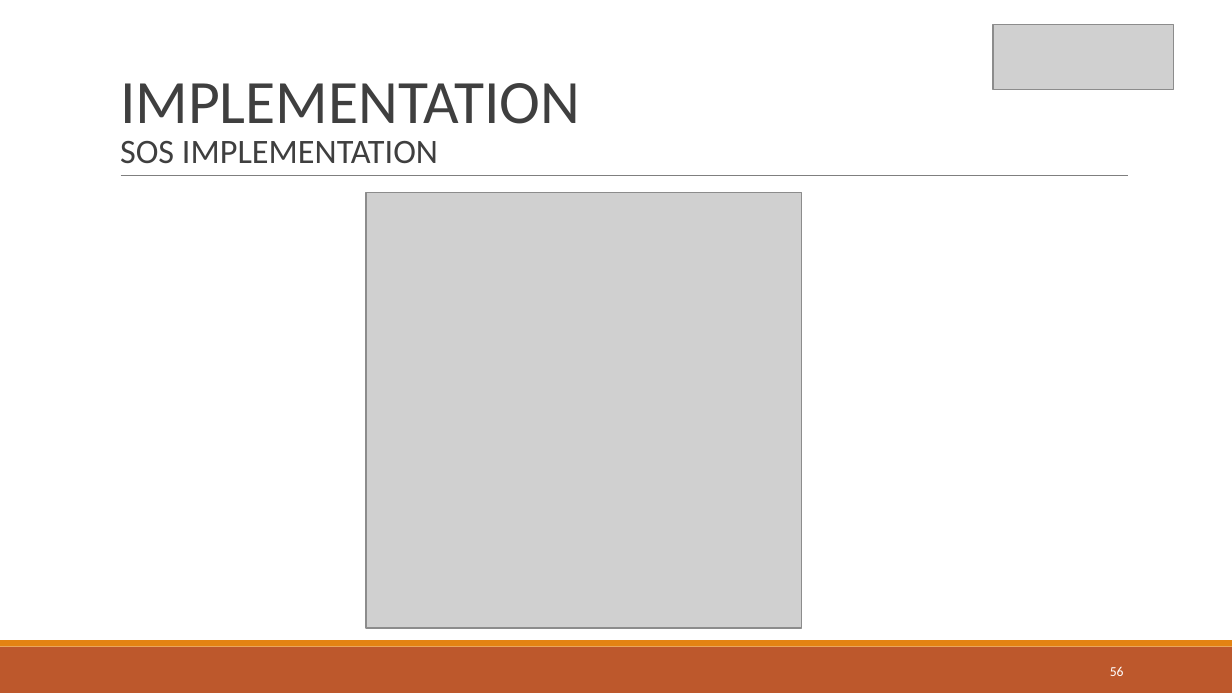
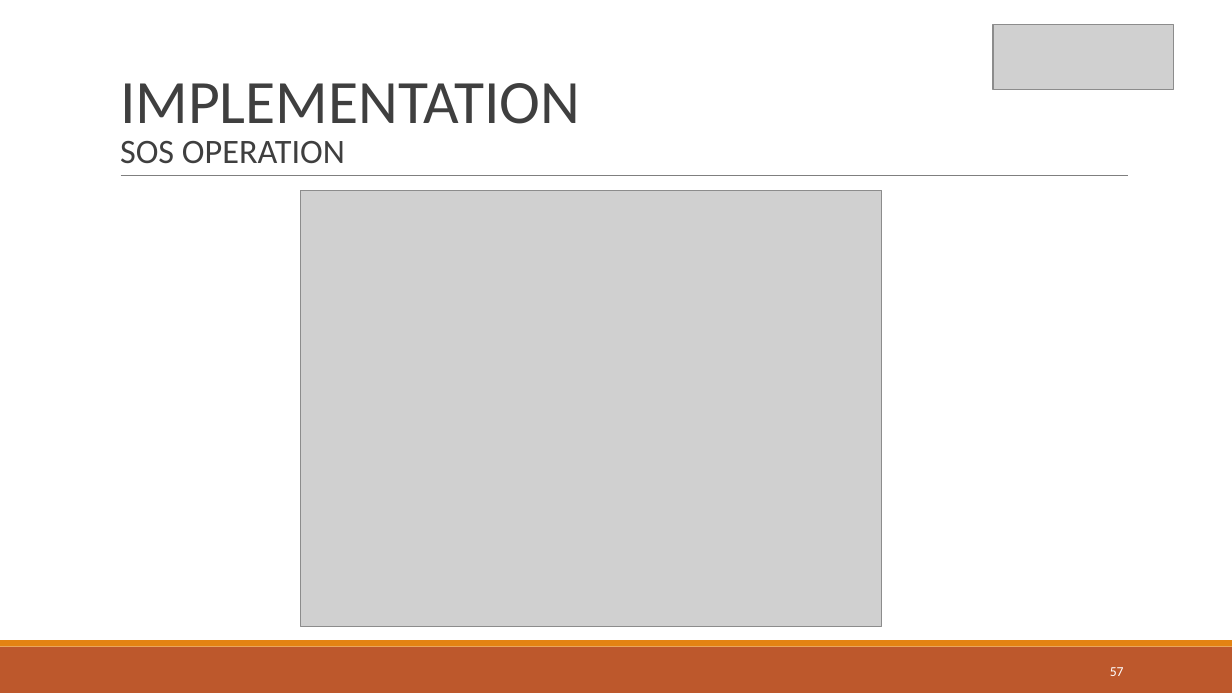
Before and after one commit to akash-cs13/ESE-Sem1, a slide deck: slide 57 of SEMESTER PROJECT-ESE.pptx (slide 56 before the commit). Drawn at 1232x693 pixels with LibreOffice and Linux fonts; fonts in the diff are those of the drawing; grey boxes stand for pictures. Boxes give left, top, right and bottom in pixels: in the first picture for what was removed or moved away, otherwise in the second. Text is boxed around its words. In the diff, an @@ line names an element or a change of style, - is before the commit and + after.

```diff
--- a/SEMESTER PROJECT-ESE.pptx
+++ b/SEMESTER PROJECT-ESE.pptx
@@ title at (x1=120, y1=141, x2=345, y2=164): text changed @@
-SOS IMPLEMENTATION
+SOS OPERATION
@@ picture resized from (x1=366, y1=192, x2=802, y2=628) to (x1=301, y1=190, x2=882, y2=626) @@
@@ page number at (x1=1110, y1=667, x2=1124, y2=676): text changed @@
-56
+57
```
Also in this commit, not shown: 17 other slides changed, 2 slides added, 1 slide removed.
